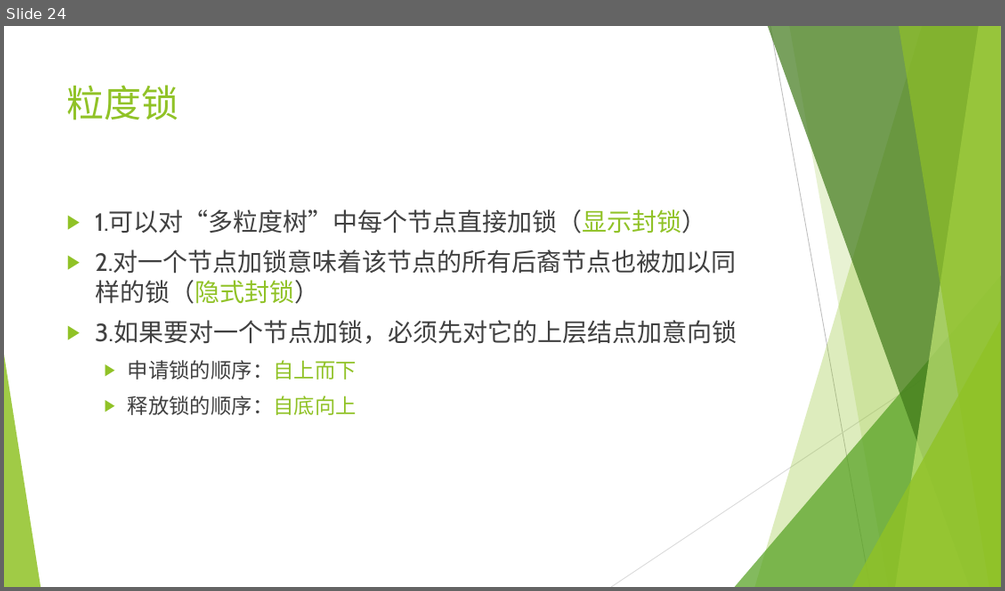
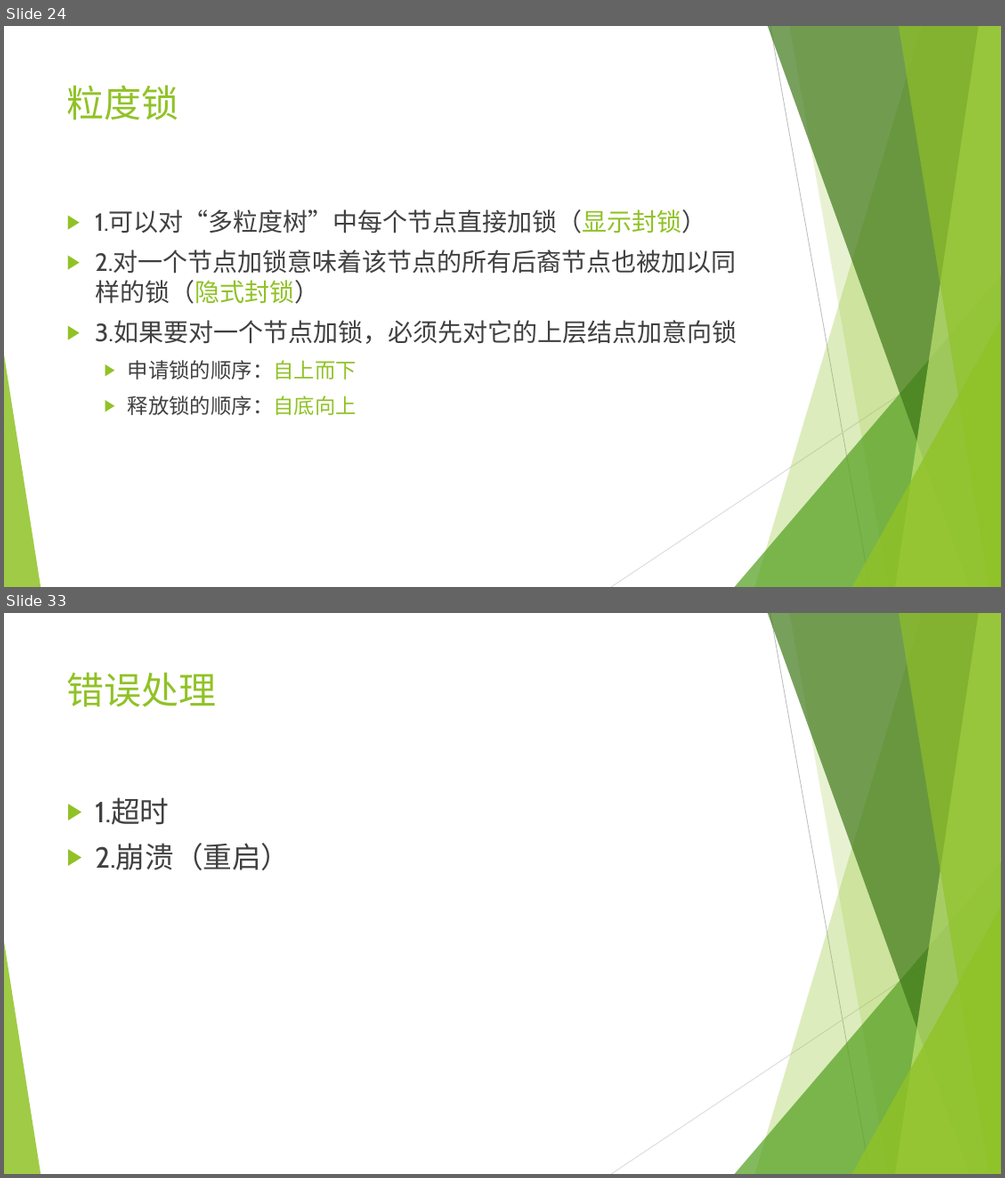
Before and after one commit to jkfhklh/database, a slide deck: 数据库 DZ1533016 刘子凡.pptx. Shown one above the other, each under a label of ours: slide 24 before the commit, slides 24 and 33 after it; the slides between them are not shown. The pictures are 1005x591 and 1005x1178 pixels, drawn with LibreOffice and Linux fonts; fonts in the diff are those of the drawing. Boxes give left, top, right and bottom in pixels: in the first picture for what was removed or moved away, otherwise in the second. Text is boxed around its words. In the diff, an @@ line names an element or a change of style, - is before the commit and + after.

```diff
--- a/数据库 DZ1533016 刘子凡.pptx
+++ b/数据库 DZ1533016 刘子凡.pptx
@@ slide 33 added at (4, 613, 1001, 1174), background #FFFFFF; not listed: 10 template elements that a slide beside it also shows @@
@@ title added at (67, 672, 217, 707), 36 pt, text #90C226 @@
+错误处理
@@ text added at (95, 798, 290, 870), 28 pt, text #404040 @@
+▶ 1.超时
+▶ 2.崩溃（重启）
```
Also in this commit, not shown: 1 slide changed, 15 other slides added, 1 other file.
